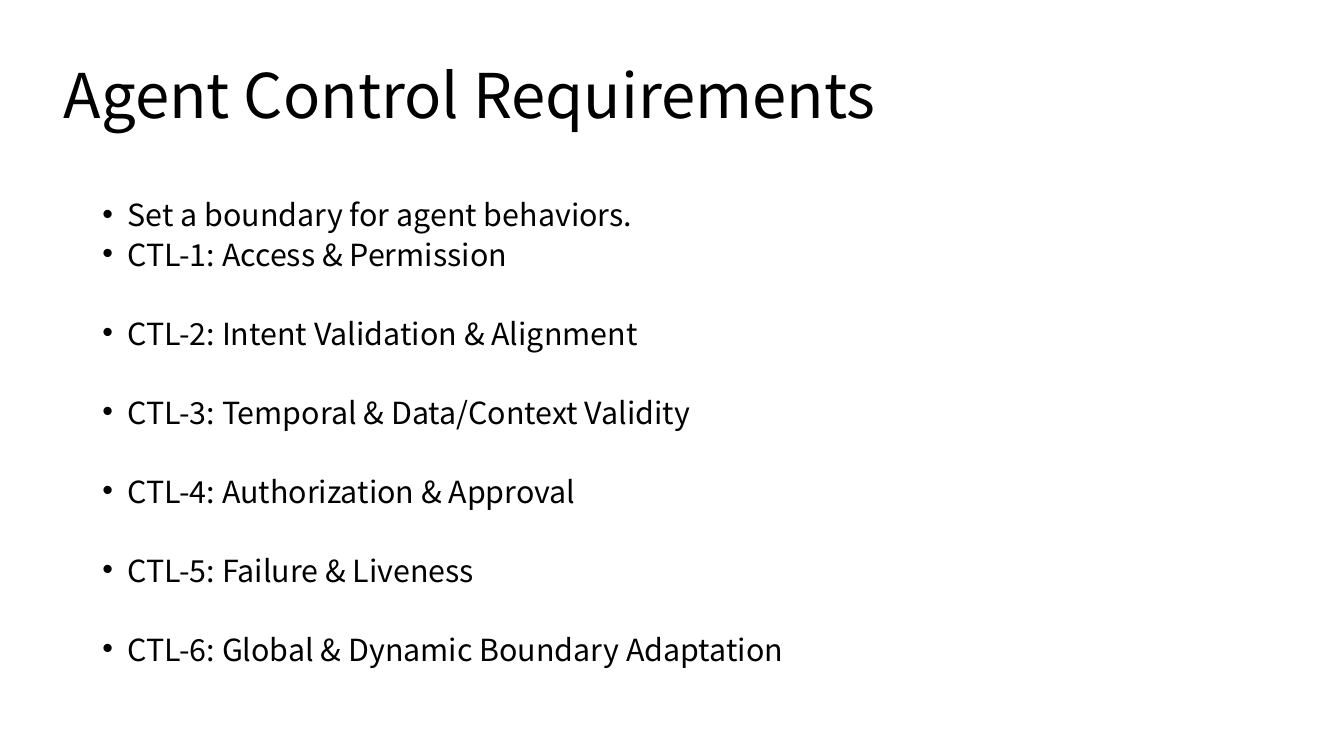
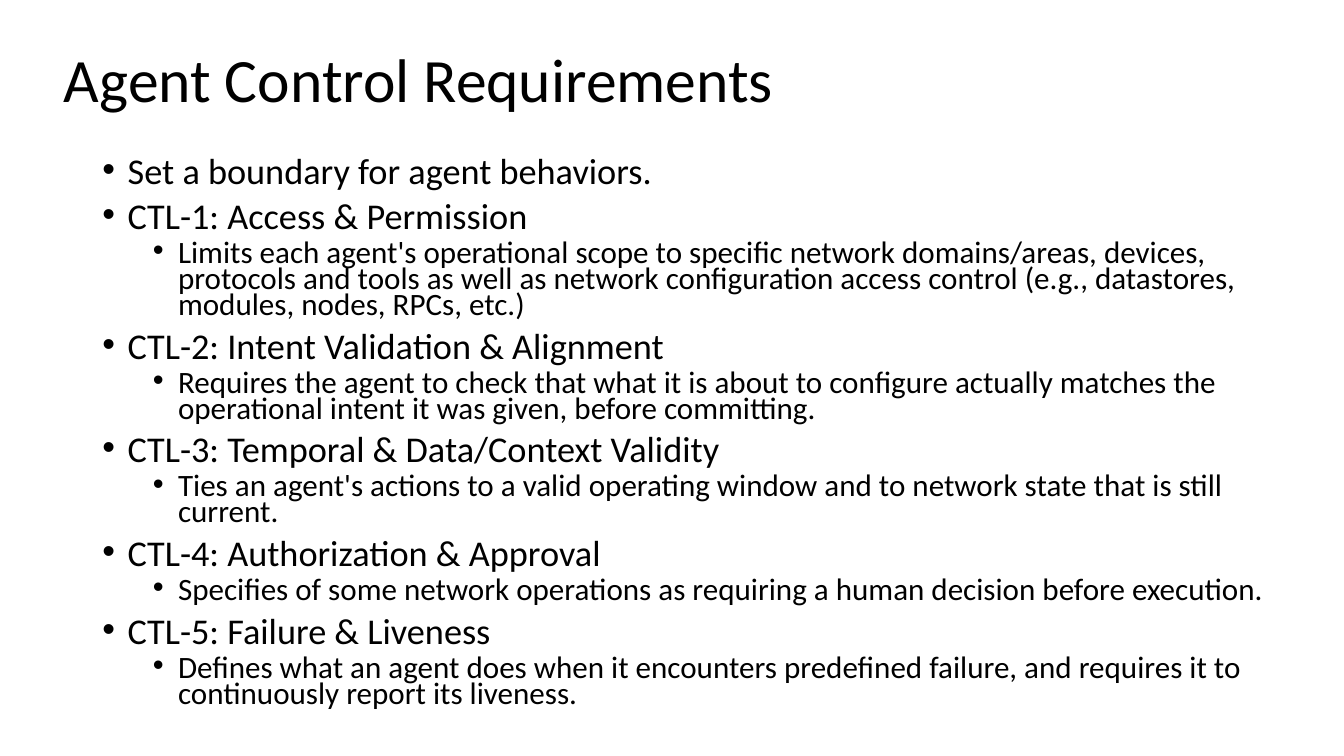
Before and after one commit to QiufangMa/AgentImpact2YANG, a slide deck: slide 5 of Side Meetings/ICON-requirements.pptx (slide 4 before the commit). Drawn at 1344x756 pixels with LibreOffice and Linux fonts; fonts in the diff are those of the drawing. Boxes give left, top, right and bottom in pixels: in the first picture for what was removed or moved away, otherwise in the second. Text is boxed around its words. In the diff, an @@ line names an element or a change of style, - is before the commit and + after.

```diff
--- a/Side Meetings/ICON-requirements.pptx
+++ b/Side Meetings/ICON-requirements.pptx
@@ title "Agent Control Requirements": place and size @@
-title "Agent Control Requirements" at bbox=[64, 69, 876, 134]
+title "Agent Control Requirements" at bbox=[64, 59, 773, 113]
@@ title "Agent Control Requirements" at bbox=[64, 59, 773, 113]: font Noto Sans CJK SC to Calibri @@
@@ text "Set a boundary for agent ...": place and size @@
-text "Set a boundary for agent ..." at bbox=[128, 201, 783, 668]
+text "Set a boundary for agent ..." at bbox=[128, 158, 1262, 709]
@@ text at bbox=[128, 158, 719, 645]: size 21.7 to 25.9 pt, font Noto Sans CJK SC to Calibri in "Set a boundary for agent behaviors.", "CTL-1: Access & Permission", "CTL-2: Intent Validation & Alignment", "CTL-3: Temporal & Data/Context Validity" and 2 more places @@
@@ text at bbox=[178, 241, 1235, 319]: paragraph added @@
+  • Limits each agent's operational scope to specific network domains/areas, devices, protocols and tools as well as network configuration access control (e.g., datastores, modules, nodes, RPCs, etc.)
@@ text at bbox=[178, 371, 1215, 425]: paragraph added @@
+  • Requires the agent to check that what it is about to configure actually matches the operational intent it was given, before committing.
@@ text at bbox=[178, 474, 1222, 523]: paragraph added @@
+  • Ties an agent's actions to a valid operating window and to network state that is still current.
@@ text at bbox=[178, 578, 1262, 606]: paragraph added @@
+  • Specifies of some network operations as requiring a human decision before execution.
@@ text at bbox=[178, 656, 1241, 709]: text changed; size 21.7 to 22.2 pt; font Noto Sans CJK SC to Calibri @@
-• CTL-6: Global & Dynamic Boundary Adaptation
+  • Defines what an agent does when it encounters predefined failure, and requires it to continuously report its liveness.
```
Also in this commit, not shown: 4 other slides changed, 2 slides added, 1 other file.
